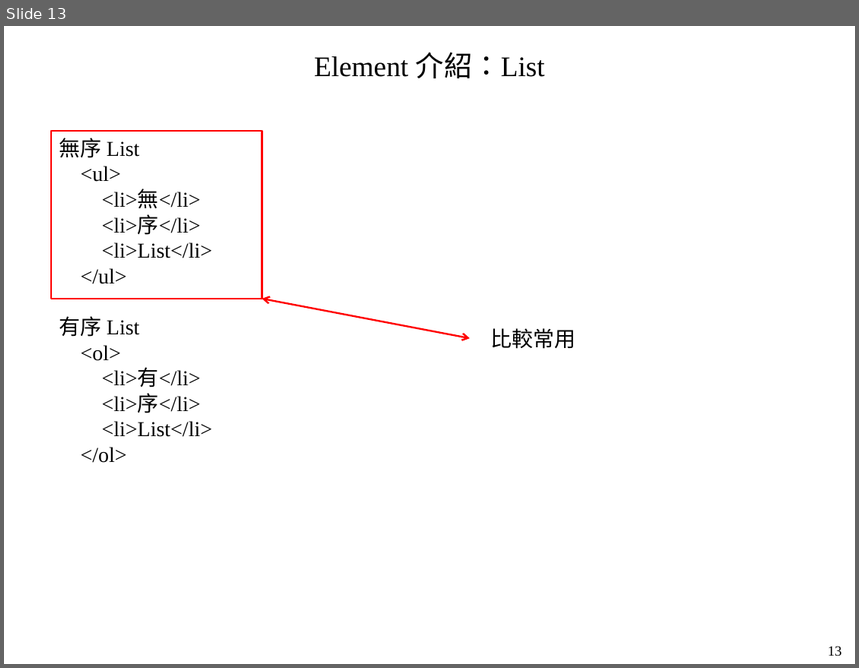
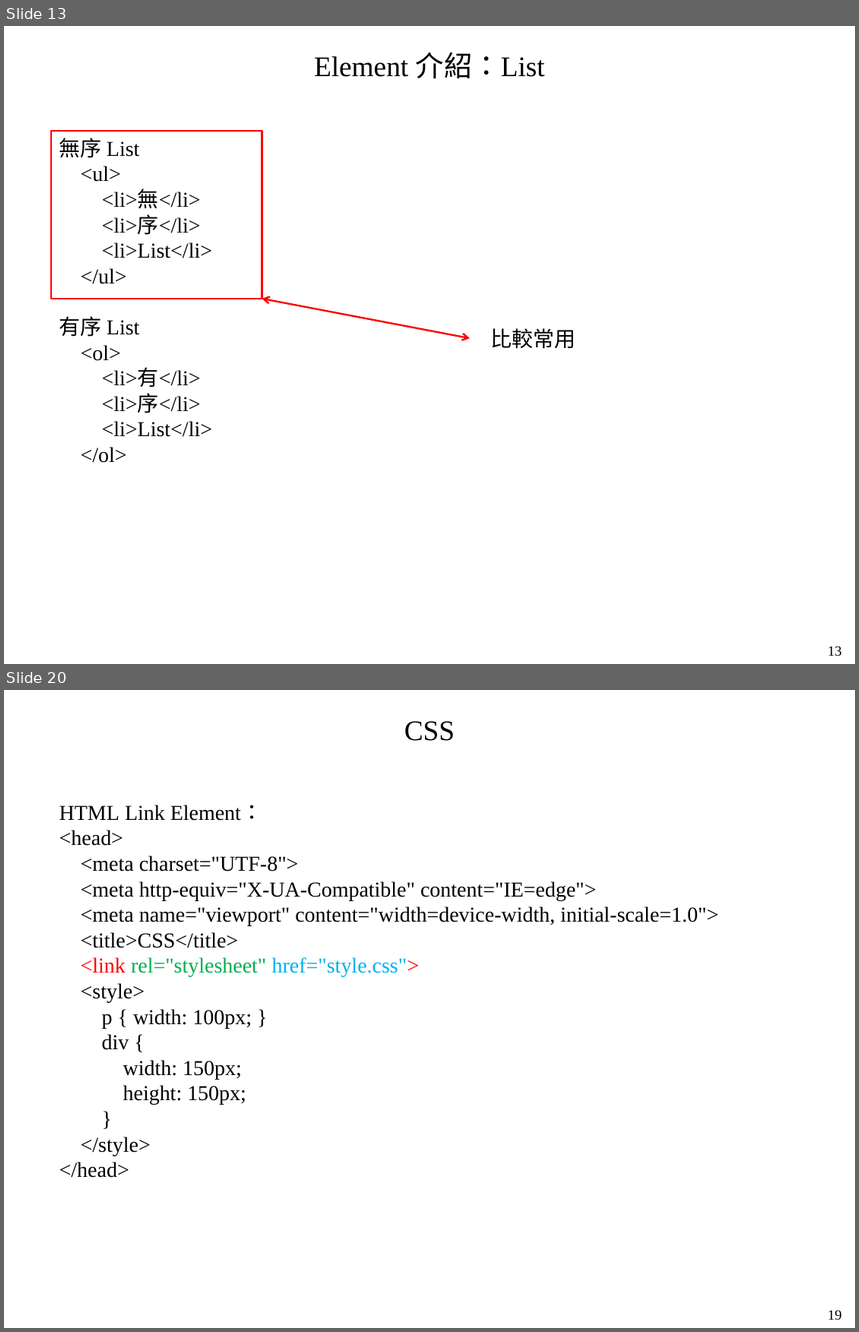
Before and after one commit to mar120434/2021_web_tutor, a slide deck: 靜態網頁.pptx. Shown one above the other, each under a label of ours: slide 13 before the commit, slides 13 and 20 after it; the slides between them are not shown. The pictures are 859x668 and 859x1332 pixels, drawn with LibreOffice and Linux fonts; fonts in the diff are those of the drawing. Boxes give left, top, right and bottom in pixels: in the first picture for what was removed or moved away, otherwise in the second. Text is boxed around its words. In the diff, an @@ line names an element or a change of style, - is before the commit and + after.

```diff
--- a/靜態網頁.pptx
+++ b/靜態網頁.pptx
@@ slide 20 added at (x1=4, y1=690, x2=855, y2=1328), background #FFFFFF @@
@@ text added at (x1=405, y1=721, x2=455, y2=741), 24 pt, text #000000 @@
+CSS
@@ text added at (x1=59, y1=805, x2=718, y2=1178), 18 pt, text #000000 @@
+HTML Link Element：
+<head>
+<meta charset="UTF-8">
+<meta http-equiv="X-UA-Compatible" content="IE=edge">
+<meta name="viewport" content="width=device-width, initial-scale=1.0">
+<title>CSS</title>
+<link rel="stylesheet" href="style.css">
+<style>
+p { width: 100px; }
+div {
+width: 150px;
+height: 150px;
+}
+</style>
+</head>
@@ text added at (x1=828, y1=1310, x2=842, y2=1321), 12 pt, text #000000 @@
+19
```
Also in this commit, not shown: 4 slides changed, 4 other slides added, 4 other files.
